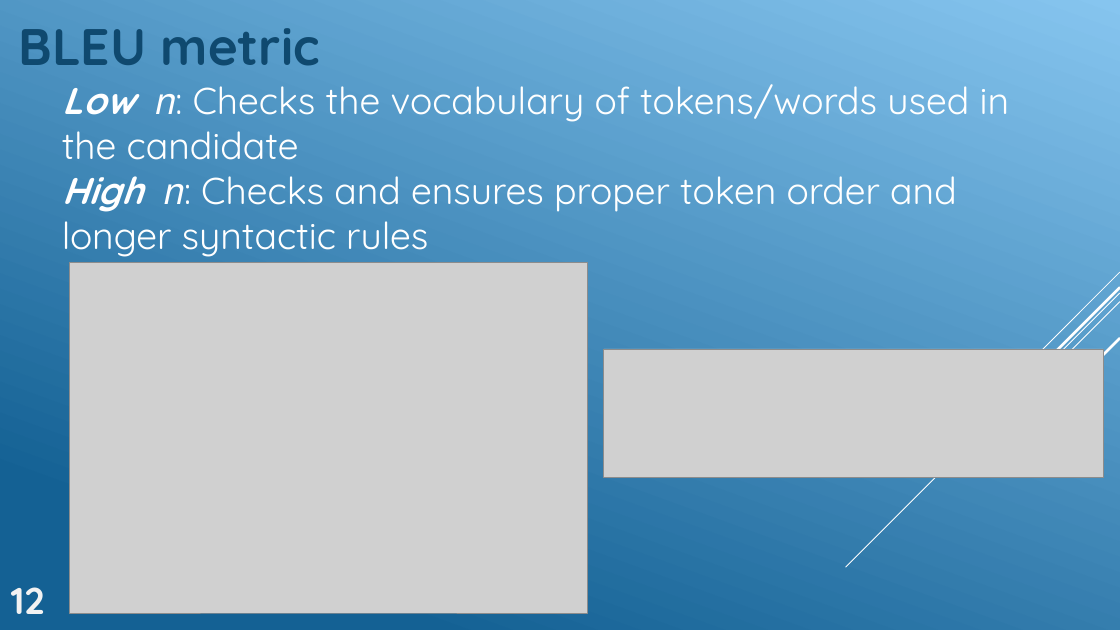
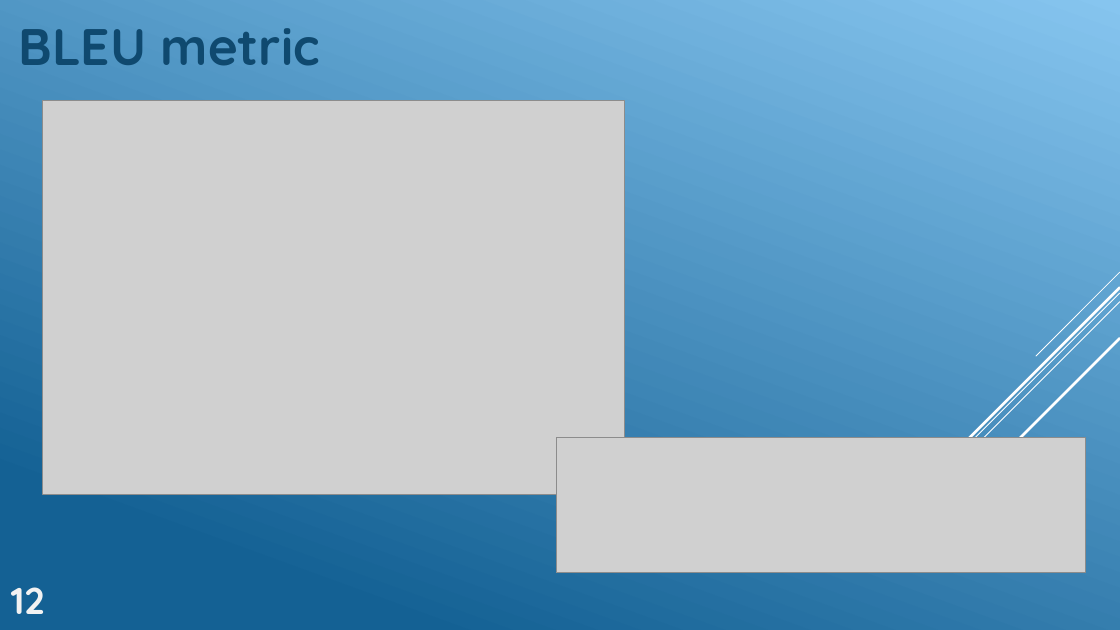
Before and after one commit to GeckSpy/IPdf2Latex, a slide deck: slide 12 of Presentation/Final presentation.pptx. Drawn at 1120x630 pixels with LibreOffice and Linux fonts; fonts in the diff are those of the drawing; grey boxes stand for pictures. Boxes give left, top, right and bottom in pixels: in the first picture for what was removed or moved away, otherwise in the second. Text is boxed around its words. In the diff, an @@ line names an element or a change of style, - is before the commit and + after.

```diff
--- a/Presentation/Final presentation.pptx
+++ b/Presentation/Final presentation.pptx
@@ text removed at (x1=62, y1=84, x2=1010, y2=257) @@
-Low 𝑛: Checks the vocabulary of tokens/words used in the candidate
-High 𝑛: Checks and ensures proper token order and longer syntactic rules
@@ picture resized from (x1=70, y1=263, x2=587, y2=613) to (x1=43, y1=101, x2=625, y2=495) @@
@@ picture resized from (x1=604, y1=349, x2=1103, y2=476) to (x1=556, y1=438, x2=1086, y2=574) @@
```
Also in this commit, not shown: 5 other slides changed, 1 slide added, 1 slide removed, 2 other files.
